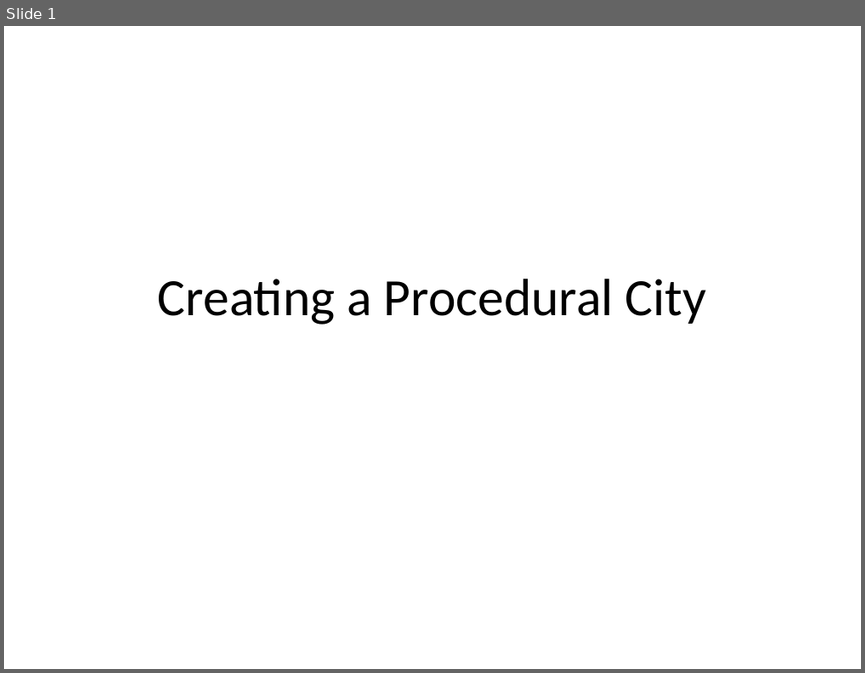
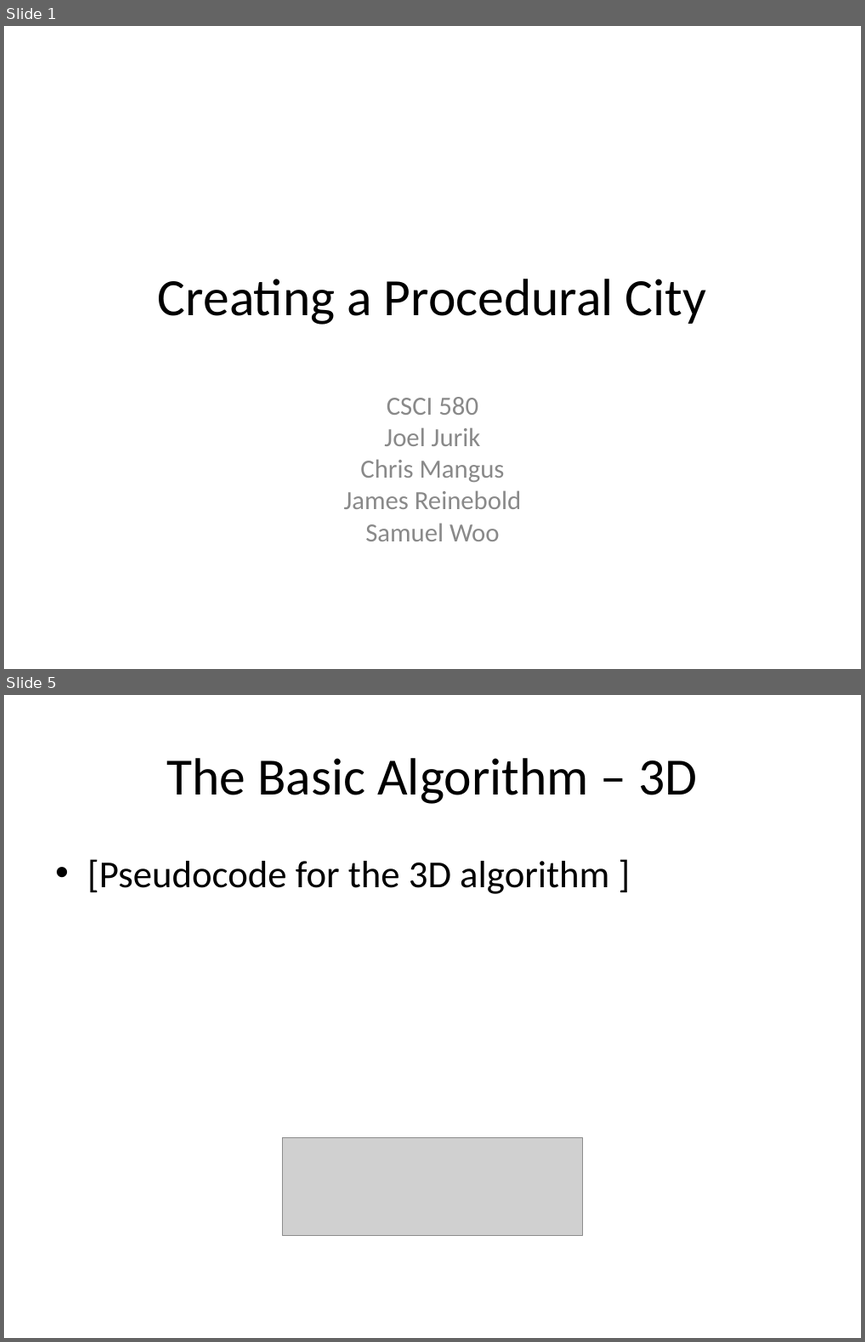
Before and after one commit to reinebold/cs580CMS, a slide deck: Documents/Creating a Procedural City.ppt. Shown one above the other, each under a label of ours: slide 1 before the commit, slides 1 and 5 after it; the slides between them are not shown. The pictures are 865x673 and 865x1342 pixels, drawn with LibreOffice and Linux fonts; fonts in the diff are those of the drawing; grey boxes stand for pictures. Boxes give left, top, right and bottom in pixels: in the first picture for what was removed or moved away, otherwise in the second. Text is boxed around its words. In the diff, an @@ line names an element or a change of style, - is before the commit and + after.

```diff
--- a/Documents/Creating a Procedural City.ppt
+++ b/Documents/Creating a Procedural City.ppt
@@ slide 5 added at (4, 695, 861, 1338), background #FFFFFF @@
@@ title added at (166, 758, 697, 804), 44 pt, text #000000 @@
+The Basic Algorithm – 3D
@@ text added at (87, 859, 609, 894), 32 pt, text #000000 @@
+• [Pseudocode for the 3D algorithm ]
@@ picture added at (283, 1138, 582, 1236) @@
@@ slide 1 changed as well @@
@@ subtitle added at (344, 397, 521, 541), 22 pt, text #898989 @@
+CSCI 580
+Joel Jurik
+Chris Mangus
+James Reinebold
+Samuel Woo
```
Also in this commit, not shown: 7 other slides added.
